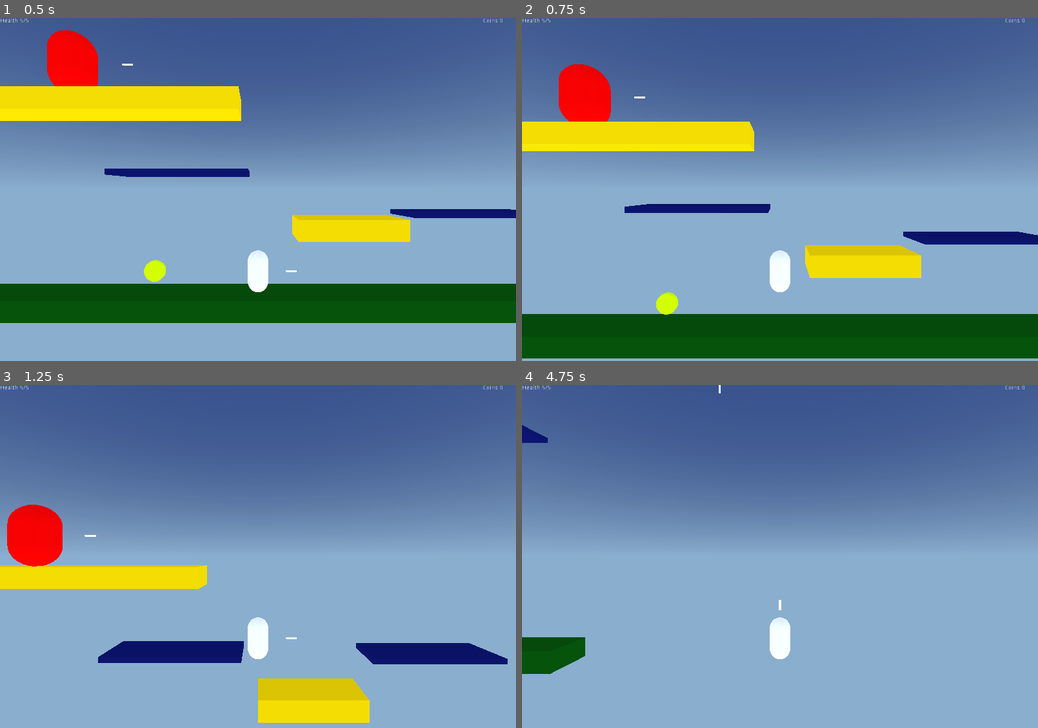
Above: before the commit, frames 1-4 (two rows, left to right).
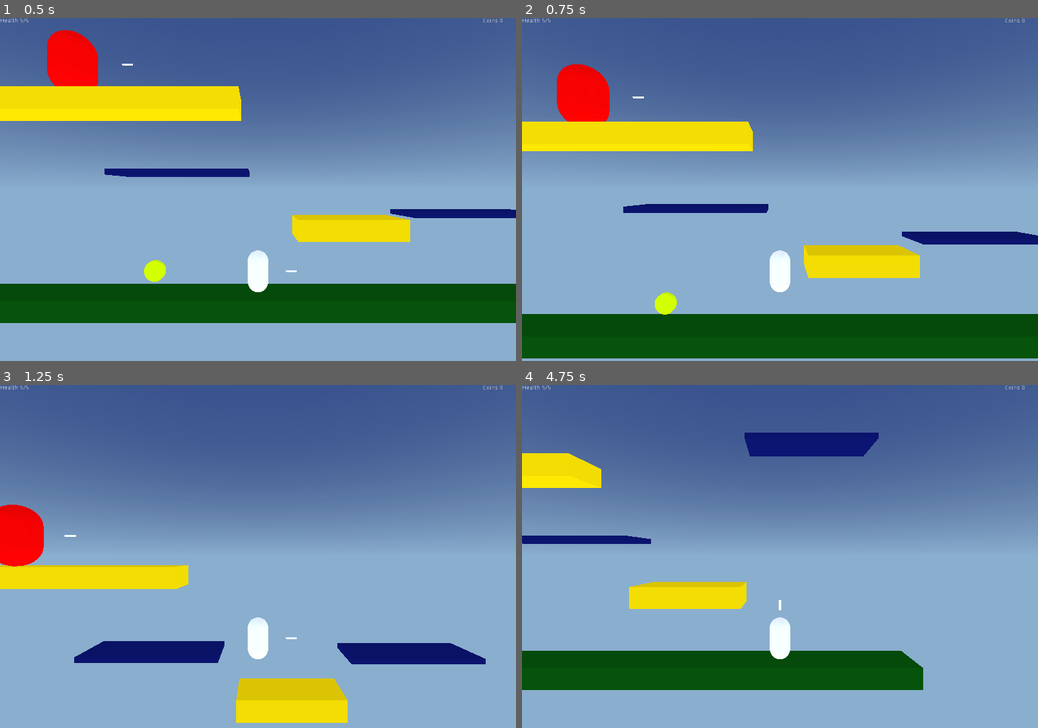
Above: after the commit, the same moments.

Repository: CaffeinatedCM/scorespacejam_9_game
Game: Godot game, scene res://levels/Sandbox.tscn
The game is run twice, just before and just after one commit, with the same random seed, the same clock (stepped at 60 frames per second) and the same inputs.
Inputs:
- Up to frame 1 (0.5 s): no input
- Up to frame 2 (0.75 s): hold D (move_right) from 0.53 s (still down); tap Space (jump) at 0.6 s
- Up to frame 3 (1.25 s): keep holding D (move_right); tap Space (jump) at 0.77, 1.07 s
- Up to frame 4 (4.75 s): release D (move_right) at 1.28 s; hold A (move_left) 1.28-2.03 s; tap Down (aim_down) at 1.35 s; tap Space (jump) at 1.52, 1.55, 1.82, 2.3, 3.02, 3.05, 3.32, 3.77, 3.8, 4.07, 4.52, 4.55 s; hold Left (aim_left) 2.03-2.78 s; hold D (move_right) 2.03-3.53 s; tap Right (aim_right) at 2.85 s; hold Up (aim_up) 3.53-4.28 s; hold A (move_left) from 3.53 s (still down); tap Ctrl (shoot) at 4.35 s

Frame 1 is identical in both runs. In frame 2, 0.2% of the frame differs, in the area x 6-100%, y 13-87%; in frame 3, 3.4%; in frame 4, 14%, in the area x 0-78%, y 0-89%.

Commit message:
you can move while in air

Diff:
--- a/game/characters/player/PlayerStateMachine.gd
+++ b/game/characters/player/PlayerStateMachine.gd
@@ -9,6 +9,7 @@
 
 
 func _change_state(state_name):
+    print(state_name)
     if not _active:
         return
 
--- a/game/characters/player/states/MovementBaseState.gd
+++ b/game/characters/player/states/MovementBaseState.gd
@@ -1,2 +1,22 @@
 extends PlayerBaseState
 class_name MovementBaseState
+
+var direction = Vector3.ZERO
+export var GRAVITY = 12
+export var ACCELERATION = 4.5
+export var DEACCELERATION = 16
+var velocity = Vector3.ZERO
+
+func detect_player_velocity(MAX_SPEED):
+	direction.x = Input.get_action_strength("move_right") - Input.get_action_strength("move_left")
+	direction = direction.normalized()
+
+	var target_velocity = Vector3(direction.x * MAX_SPEED, -GRAVITY, 0)
+
+	var accel
+	if direction.dot(target_velocity):
+		accel = ACCELERATION
+	else:
+		accel = DEACCELERATION
+
+	return velocity.linear_interpolate(target_velocity, accel * get_physics_process_delta_time())
--- a/game/characters/player/states/movement/Jump.gd
+++ b/game/characters/player/states/movement/Jump.gd
@@ -1,30 +1,31 @@
 extends MovementBaseState
 
 export var JUMP_POWER = 15
-export var GRAVITY = 12
+export var MAX_SPEED = 5
+
 
 var has_jumped = false
-var velocity = Vector3.ZERO
 var initial_velocity = Vector3.ZERO;
 
 func initialize(vel):
-    initial_velocity = vel
+	initial_velocity = vel
 
 func enter():
-    has_jumped = false
-    velocity = initial_velocity
-    velocity.y = JUMP_POWER
+	has_jumped = false
+	velocity = initial_velocity
+	velocity.y = JUMP_POWER
 
 func update(delta):
-    if has_jumped and player.is_on_floor():
-        emit_signal("finished", "previous")
-    if not has_jumped:
-        velocity.y = JUMP_POWER
-        has_jumped = true
-        player.set_collision_mask_bit(2, false)
-    else:
-        velocity.y = velocity.linear_interpolate(Vector3(0, -GRAVITY, 0), delta).y
-        if velocity.y < 0:
-            player.set_collision_mask_bit(2, true)
+	velocity.x = detect_player_velocity(MAX_SPEED).x
+	if has_jumped and player.is_on_floor():
+		emit_signal("finished", "previous")
+	if not has_jumped:
+		velocity.y = JUMP_POWER
+		has_jumped = true
+		player.set_collision_mask_bit(2, false)
+	else:
+		velocity.y = velocity.linear_interpolate(Vector3(0, -GRAVITY, 0), delta).y
+		if velocity.y < 0:
+			player.set_collision_mask_bit(2, true)
 
-    velocity = player.move_and_slide(velocity, Vector3.UP)
+	velocity = player.move_and_slide(velocity, Vector3.UP)
--- a/game/characters/player/states/movement/Moving.gd
+++ b/game/characters/player/states/movement/Moving.gd
@@ -1,32 +1,22 @@
 extends MovementBaseState
 
 export var MAX_SPEED = 10
-export var GRAVITY = 9.8
-export var ACCELERATION = 4.5
-export var DEACCELERATION = 16
 
 
-var velocity = Vector3.ZERO
-var direction = Vector3.ZERO
 
 func enter():
-    velocity = Vector3.ZERO
+	velocity = Vector3.ZERO
 
 func update(delta):
-    direction.x = Input.get_action_strength("move_right") - Input.get_action_strength("move_left")
-    direction = direction.normalized()
+	var target_velocity = Vector3(direction.x * MAX_SPEED, -GRAVITY, 0)
 
-    var target_velocity = Vector3(direction.x * MAX_SPEED, -GRAVITY, 0)
+	if Input.is_action_just_pressed("jump") and player.is_on_floor():
+		emit_signal("finished", "jump")
 
-    if Input.is_action_just_pressed("jump") and player.is_on_floor():
-        emit_signal("finished", "jump")
-
-    var accel
-    if direction.dot(target_velocity):
-        accel = ACCELERATION
-    else:
-        accel = DEACCELERATION
-
-    velocity = velocity.linear_interpolate(target_velocity, accel * delta)
-
-    velocity = player.move_and_slide(velocity, Vector3.UP)
+	var accel
+	if direction.dot(target_velocity):
+		accel = ACCELERATION
+	else:
+		accel = DEACCELERATION
+	velocity = detect_player_velocity(MAX_SPEED)
+	velocity = player.move_and_slide(velocity, Vector3.UP)
--- a/game/scripts/state_machine/State_Machine.gd
+++ b/game/scripts/state_machine/State_Machine.gd
@@ -50,6 +50,7 @@
 
 
 func _change_state(state_name):
+    print(state_name)
     if not _active:
         return
     current_state.exit()
Not shown, changed: game/icon.png.import
